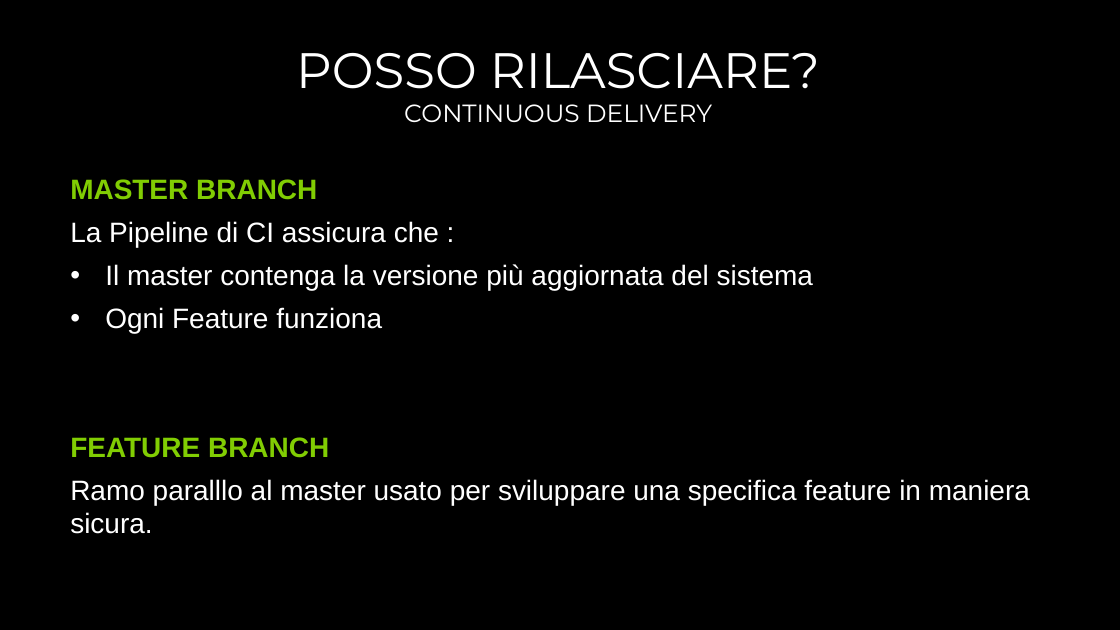
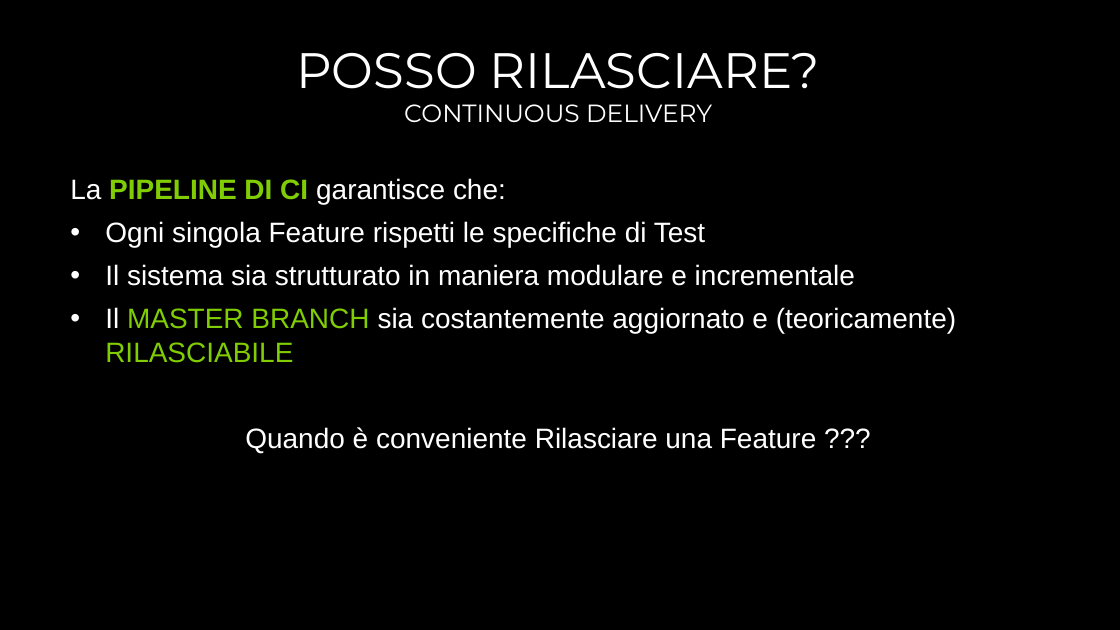
Before and after one commit to endless-upgrade/DevOpsHours, a slide deck: slide 6 of DEVOPS-3-TODO.pptx. Drawn at 1120x630 pixels with LibreOffice and Linux fonts; fonts in the diff are those of the drawing; background and template pictures are left out. Boxes give left, top, right and bottom in pixels: in the first picture for what was removed or moved away, otherwise in the second. Text is boxed around its words. In the diff, an @@ line names an element or a change of style, - is before the commit and + after.

```diff
--- a/DEVOPS-3-TODO.pptx
+++ b/DEVOPS-3-TODO.pptx
@@ text at box(70, 178, 956, 453): text changed @@
-MASTER BRANCH
-La Pipeline di CI assicura che :
-• Il master contenga la versione più aggiornata del sistema
-• Ogni Feature funziona
-FEATURE BRANCH
-Ramo paralllo al master usato per sviluppare una specifica feature in maniera sicura.
+La PIPELINE DI CI garantisce che:
+• Ogni singola Feature rispetti le specifiche di Test
+• Il sistema sia strutturato in maniera modulare e incrementale
+• Il MASTER BRANCH sia costantemente aggiornato e (teoricamente) RILASCIABILE
+Quando è conveniente Rilasciare una Feature ???
```
Also in this commit, not shown: 1 other slide changed, 15 slides added, 14 slides removed.
